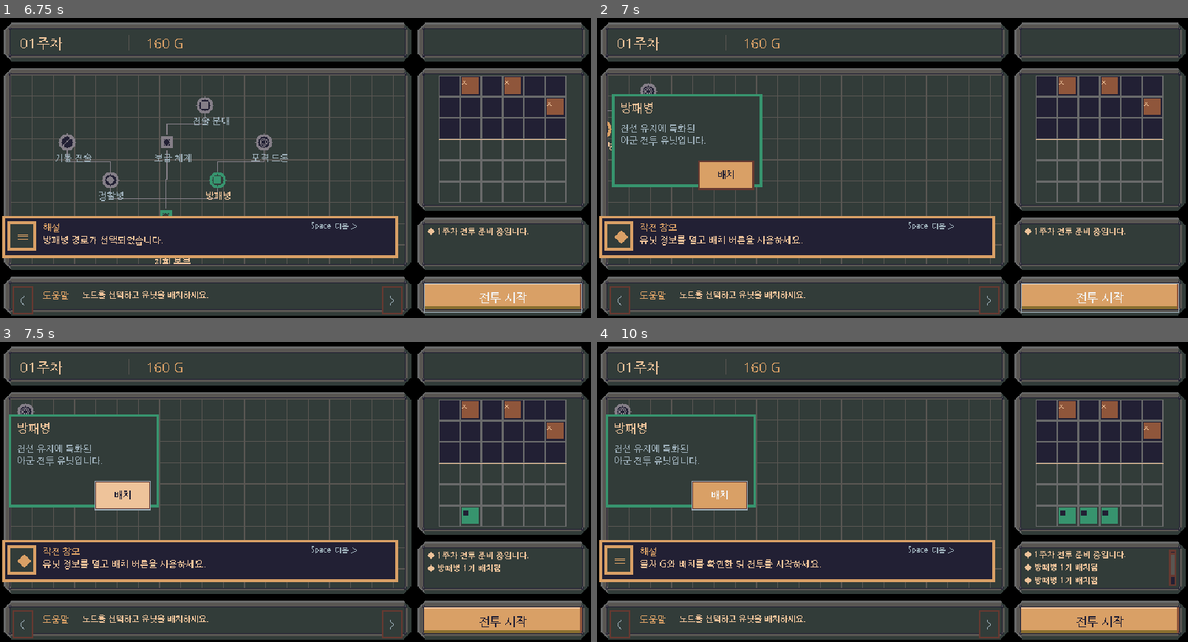
Above: before the commit, frames 1-4 (two rows, left to right).
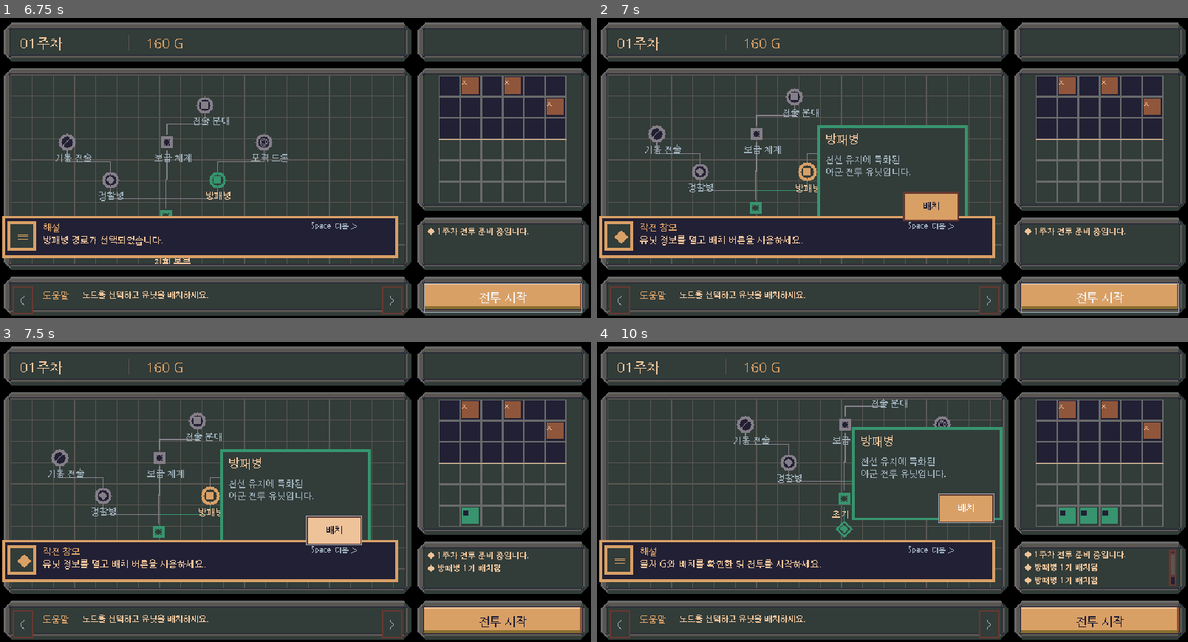
Above: after the commit, the same moments.

Repository: xcliming-svg/w52
Game: Godot game, scene res://main.tscn
The game is run twice, just before and just after one commit, with the same random seed, the same clock (stepped at 60 frames per second) and the same inputs.
Inputs (mouse positions are in pixels of both pictures, inside the frame that each line leads up to):
- Up to frame 1 (6.75 s): tap Enter at 0.5, 5, 6.5 s; move the mouse to (425, 135) at 0.52 s; click (425, 135) at 0.67 s; tap Space at 0.77, 1.25, 5.75 s; drag from (177, 168) to (265, 219) at 1.27 s; click "새 게임" at 2 s; click "전투 시작" at 2.75 s; click "전투 시작" at 3.5 s; click "전투 시작" at 4.25 s; move the mouse to (295, 153) at 5.02 s; click (295, 153) at 5.17 s; drag from (265, 219) to (118, 102) at 5.77 s; move the mouse to (472, 201) at 6.52 s; click (472, 201) at 6.67 s
- Up to frame 2 (7 s): tap Space at 6.77 s
- Up to frame 3 (7.5 s): click "배치" at 7.25 s
- Up to frame 4 (10 s): click "배치" at 8 s; click "배치" at 8.75 s; tap Space at 9.5 s; drag from (715, 426) to (803, 393) at 9.52 s

Frame 1 is identical in both runs. In frame 2, 5.5% of the frame differs, in the area x 1-63%, y 21-68%; in frame 3, 5.4%; in frame 4, 5.6%, in the area x 1-69%, y 18-66%.

Commit message:
fix(ui): resolve font parser type and scale selected-node focus target

Diff:
--- a/scripts/game.gd
+++ b/scripts/game.gd
@@ -263,7 +263,7 @@
     if node.is_empty():
         return
     selected_id = id
-    camera_target = _clamp_pan(TREE_CENTER_LOCAL - node["p"])
+    camera_target = _clamp_pan(TREE_CENTER_LOCAL - Vector2(node["p"]) * WORLD_SCALE)
     _update_popup()
     _queue_ui_redraw()
 
